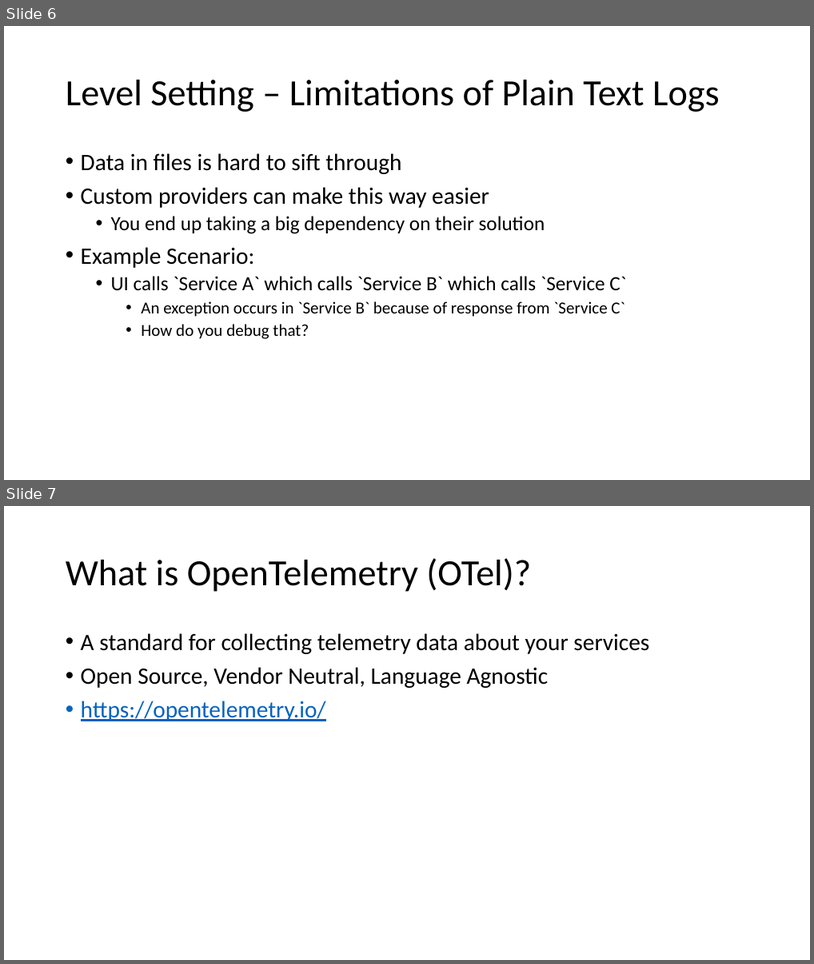
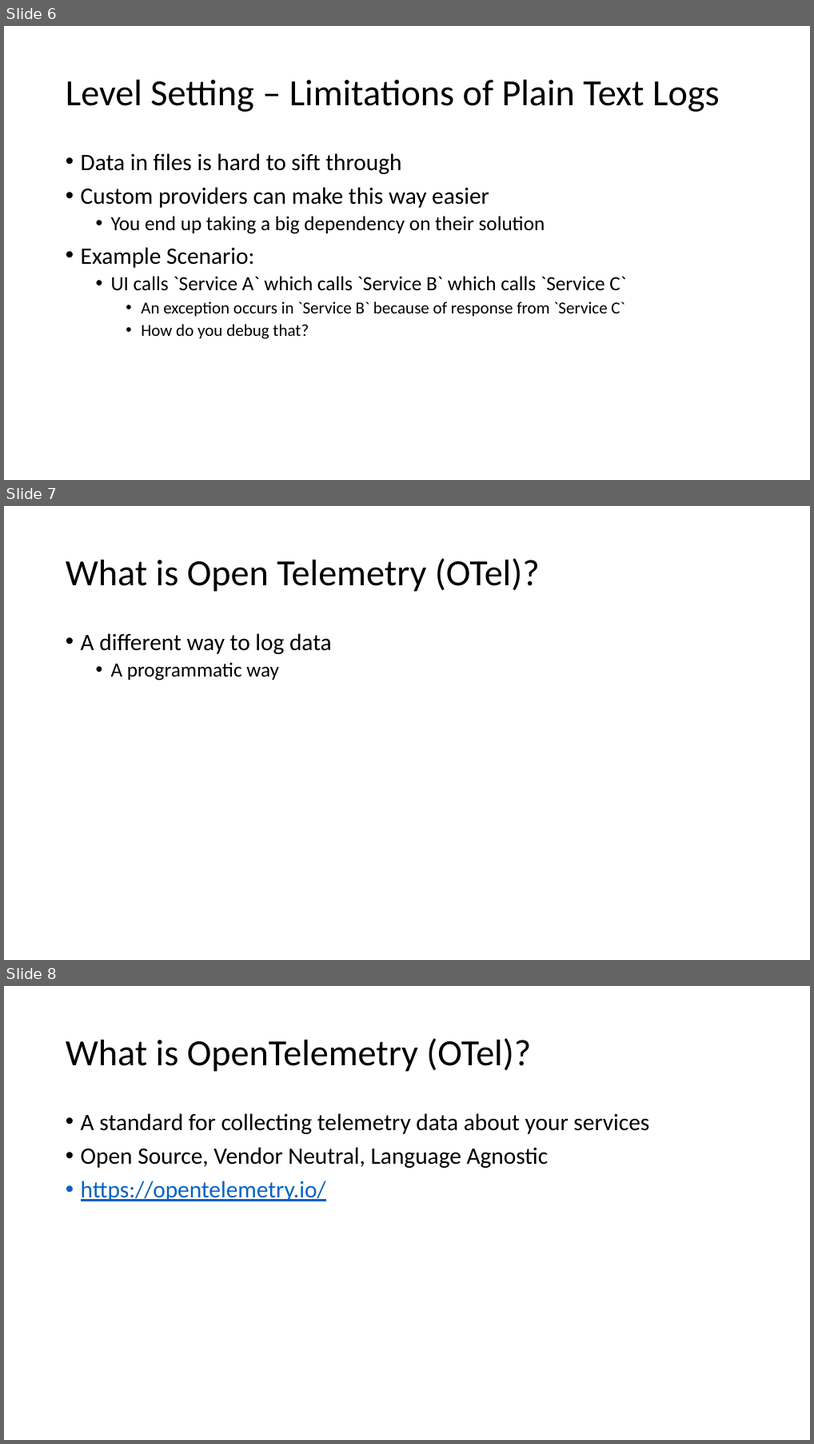
Before and after one commit to ProgrammerAL/Presentations-2023, a slide deck: 2023-03 - Orlando Code Camp - OpenTelemetry/Presentation.pptx. Shown one above the other, each under a label of ours: slides 6 and 7 before the commit, slides 6, 7 and 8 after it. The pictures are 814x964 and 814x1444 pixels, drawn with LibreOffice and Linux fonts; fonts in the diff are those of the drawing. Boxes give left, top, right and bottom in pixels: in the first picture for what was removed or moved away, otherwise in the second. Text is boxed around its words. In the diff, an @@ line names an element or a change of style, - is before the commit and + after.

```diff
--- a/2023-03 - Orlando Code Camp - OpenTelemetry/Presentation.pptx
+++ b/2023-03 - Orlando Code Camp - OpenTelemetry/Presentation.pptx
@@ slide 7 added at (4,506,810,960), background #FFFFFF @@
@@ title added at (66,558,540,592), 44 pt, text #000000 @@
+What is Open Telemetry (OTel)?
@@ text added at (81,633,332,680), 28 pt, text #000000 @@
+• A different way to log data
+  • A programmatic way
@@ what was slide 7 is now slide 8 @@
```
Also in this commit, not shown: 4 slides changed, 1 other slide added, 2 other files.
